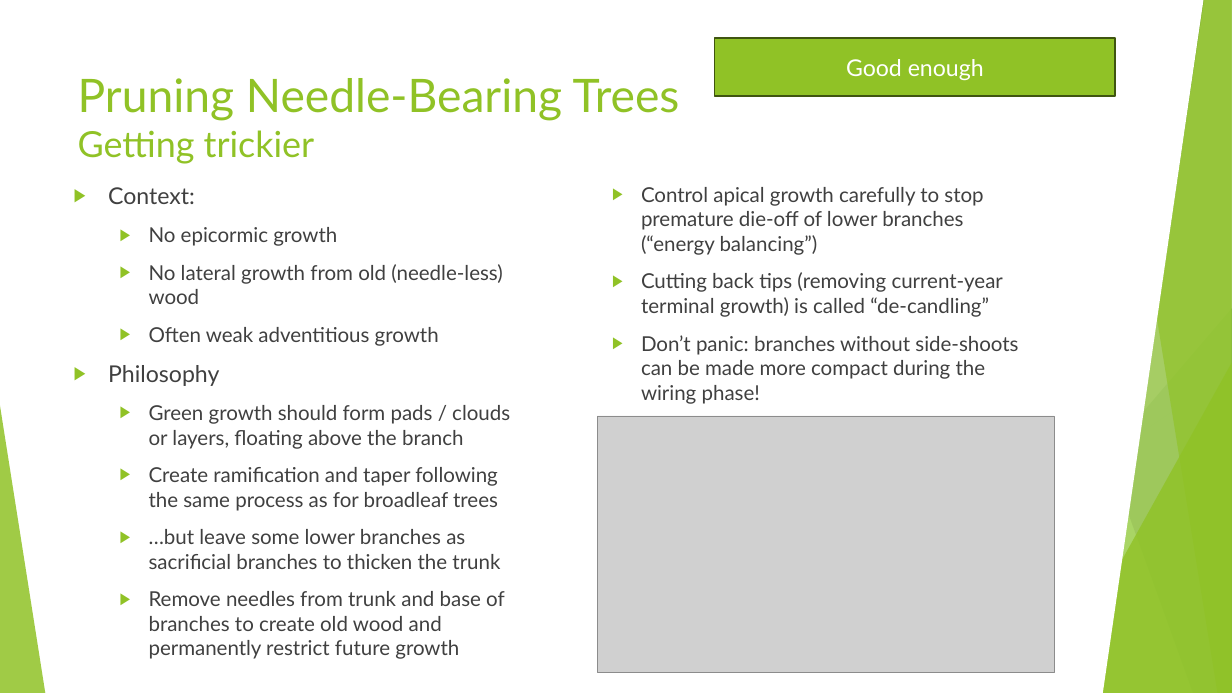
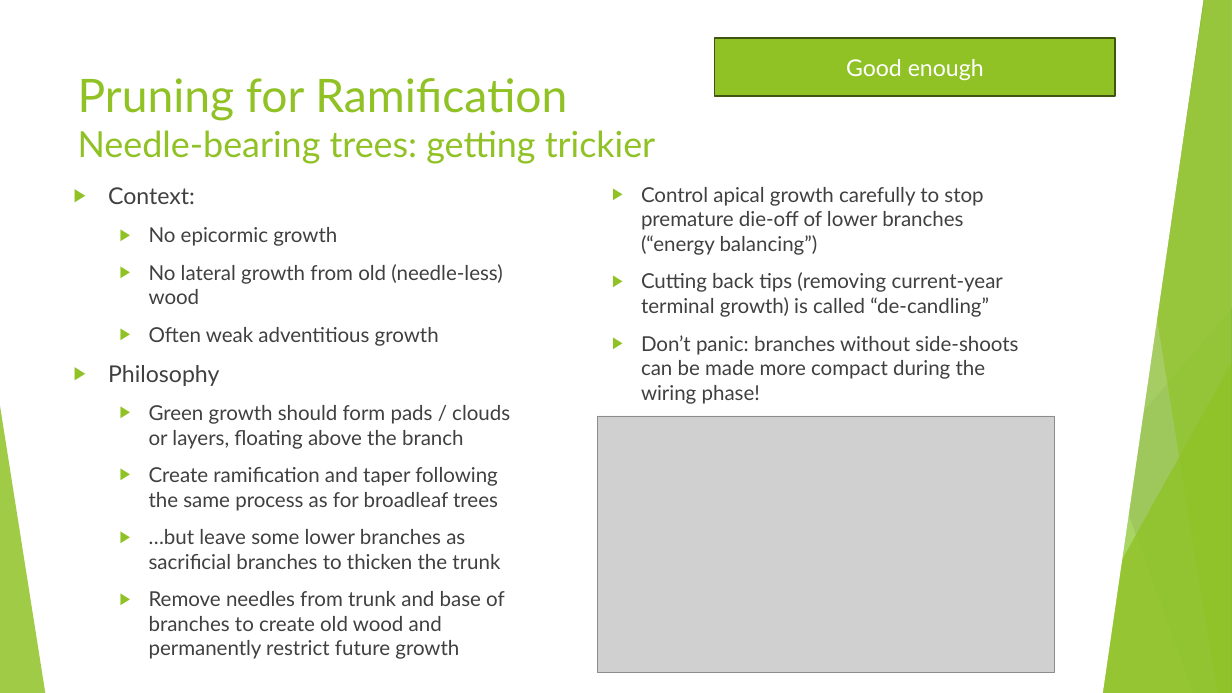
Before and after one commit to AlexLabram/Bonsai, a slide deck: slide 24 of Courseware/Bonsai On A Budget (running).pptx. Drawn at 1232x693 pixels with LibreOffice and Linux fonts; fonts in the diff are those of the drawing; grey boxes stand for pictures. Boxes give left, top, right and bottom in pixels: in the first picture for what was removed or moved away, otherwise in the second. Text is boxed around its words. In the diff, an @@ line names an element or a change of style, - is before the commit and + after.

```diff
--- a/Courseware/Bonsai On A Budget (running).pptx
+++ b/Courseware/Bonsai On A Budget (running).pptx
@@ title at [78, 78, 656, 164]: text changed; size 36 to 28 pt @@
-Pruning Needle-Bearing Trees
-Getting trickier
+Pruning for Ramification
+Needle-bearing trees: getting trickier
```
Also in this commit, not shown: 5 other slides changed, 1 slide added.
